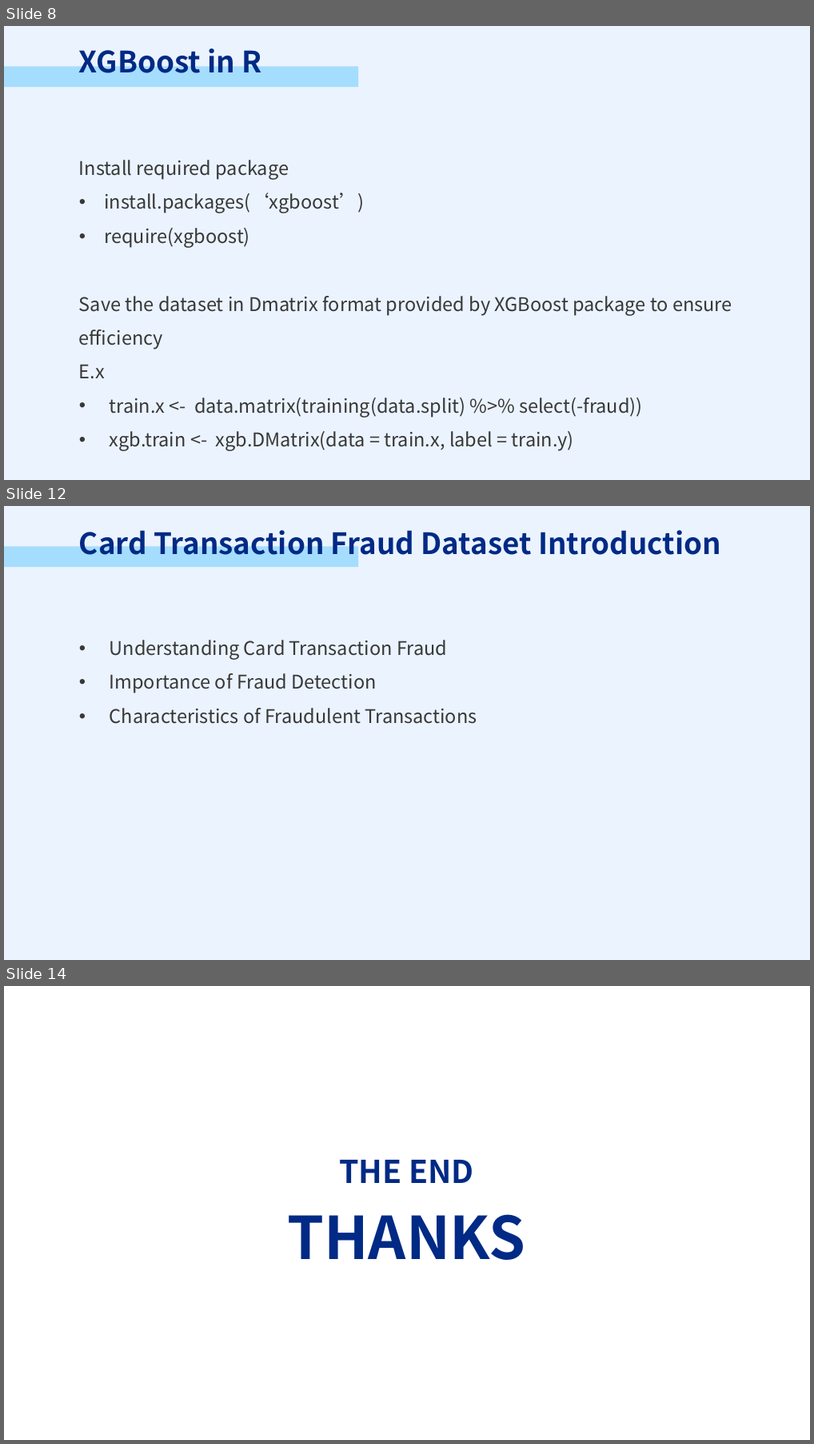
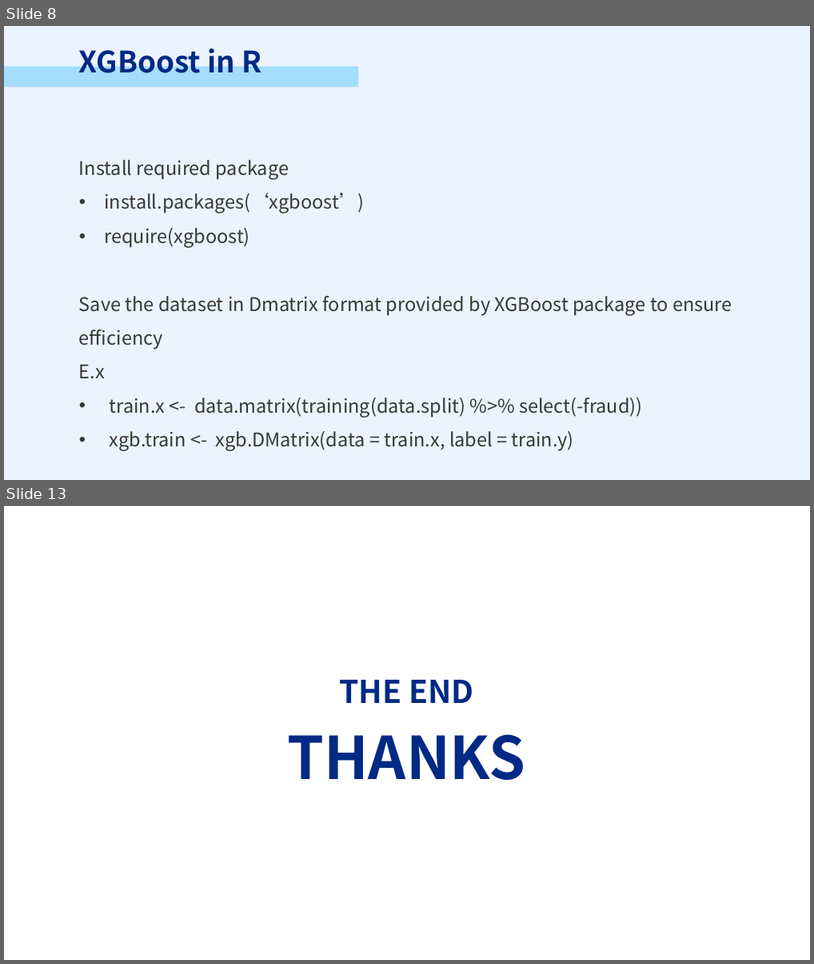
Before and after one commit to PSTAT197-F23/PSTAT197A_FP_Group1, a slide deck: scripts/drafts/PRESENTATION.pptx. Shown one above the other, each under a label of ours: slides 8, 12 and 14 before the commit, slides 8 and 13 after it; the slides between them are not shown. The pictures are 814x1444 and 814x964 pixels, drawn with LibreOffice and Linux fonts; fonts in the diff are those of the drawing; background and template pictures are left out. Boxes give left, top, right and bottom in pixels: in the first picture for what was removed or moved away, otherwise in the second. Text is boxed around its words. In the diff, an @@ line names an element or a change of style, - is before the commit and + after.

```diff
--- a/scripts/drafts/PRESENTATION.pptx
+++ b/scripts/drafts/PRESENTATION.pptx
@@ slide 12 removed at (4,506,810,960), background #EBF3FE @@
@@ text removed at (79,524,722,562) @@
-Card Transaction Fraud Dataset Introduction
@@ rectangle removed at (4,546,359,568) @@
@@ text removed at (110,640,478,724) @@
-• Understanding Card Transaction Fraud
-• Importance of Fraud Detection
-• Characteristics of Fraudulent Transactions
@@ what was slide 14 is now slide 13 @@
```
Also in this commit, not shown: 3 slides changed, 3 slides added, 3 other slides removed.
